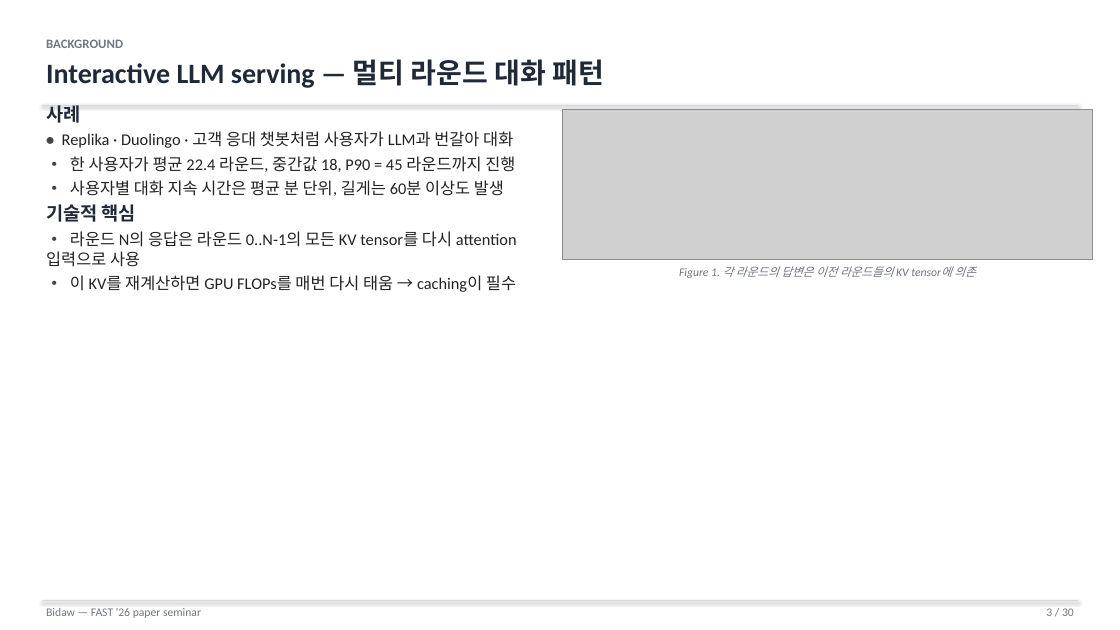
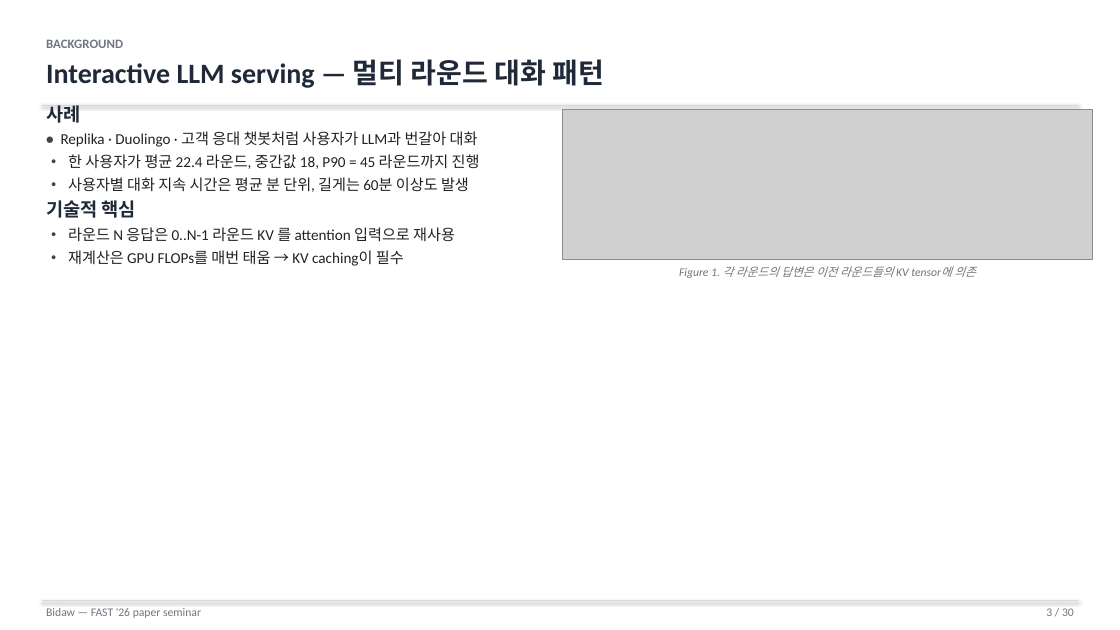
Before and after one commit to Daejun/bidaw, a slide deck: slide 3 of Bidaw_seminar.pptx. Drawn at 1120x630 pixels with LibreOffice and Linux fonts; fonts in the diff are those of the drawing; grey boxes stand for pictures. Boxes give left, top, right and bottom in pixels: in the first picture for what was removed or moved away, otherwise in the second. Text is boxed around its words. In the diff, an @@ line names an element or a change of style, - is before the commit and + after.

Commit message:
Eliminate widow lines in seminar slides
Awkward line breaks where one or two words spilled to the next line were
visible across most of the deck. Two passes of fixes:

- Body bullet font 14pt → 13pt (sed-style replace_all)
- Tighten copy on the worst offenders in slides 3, 5, 8, 9, 10, 11, 13,
  17, 23 (shorter Korean phrasing, English term abbreviations)
- Widen the slide-4 attention diagram box (5.8" → 6.1") and rewrite the
  formula in ASCII (`K^T`, `sqrt(d)`) so it fits on one line

```diff
--- a/Bidaw_seminar.pptx
+++ b/Bidaw_seminar.pptx
@@ text at <box>61,131,480,192</box>: size 14 to 13 pt in "• Replika · Duolingo · 고객 응대 ...", "• 한 사용자가 평균 22.4 라운드, 중간값 ...", "• 사용자별 대화 지속 시간은 평균 분 ..." @@
@@ text at <box>68,227,455,266</box>: text changed; size 14 to 13 pt @@
-• 라운드 N의 응답은 라운드 0..N-1의 모든 KV tensor를 다시 attention 입력으로 사용
-• 이 KV를 재계산하면 GPU FLOPs를 매번 다시 태움 → caching이 필수
+• 라운드 N 응답은 0..N-1 라운드 KV 를 attention 입력으로 재사용
+• 재계산은 GPU FLOPs를 매번 태움 → KV caching이 필수
```
Also in this commit, not shown: 22 other slides changed, 2 other files.
